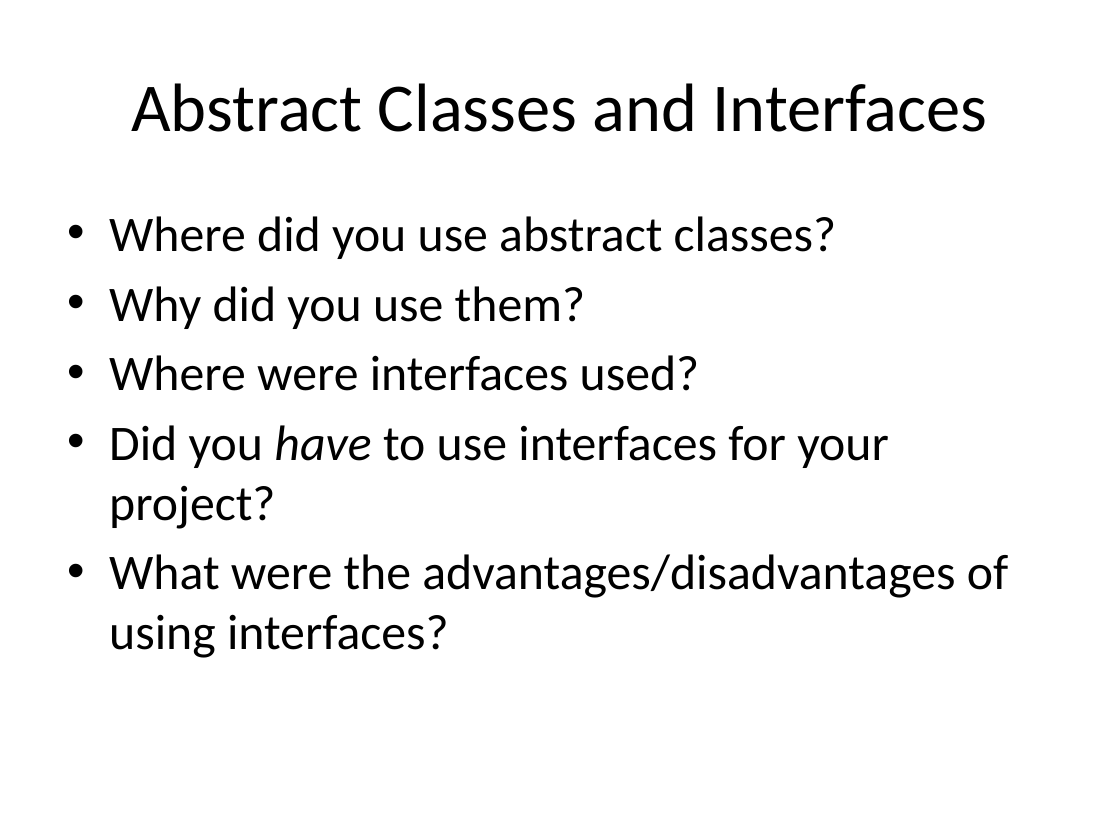
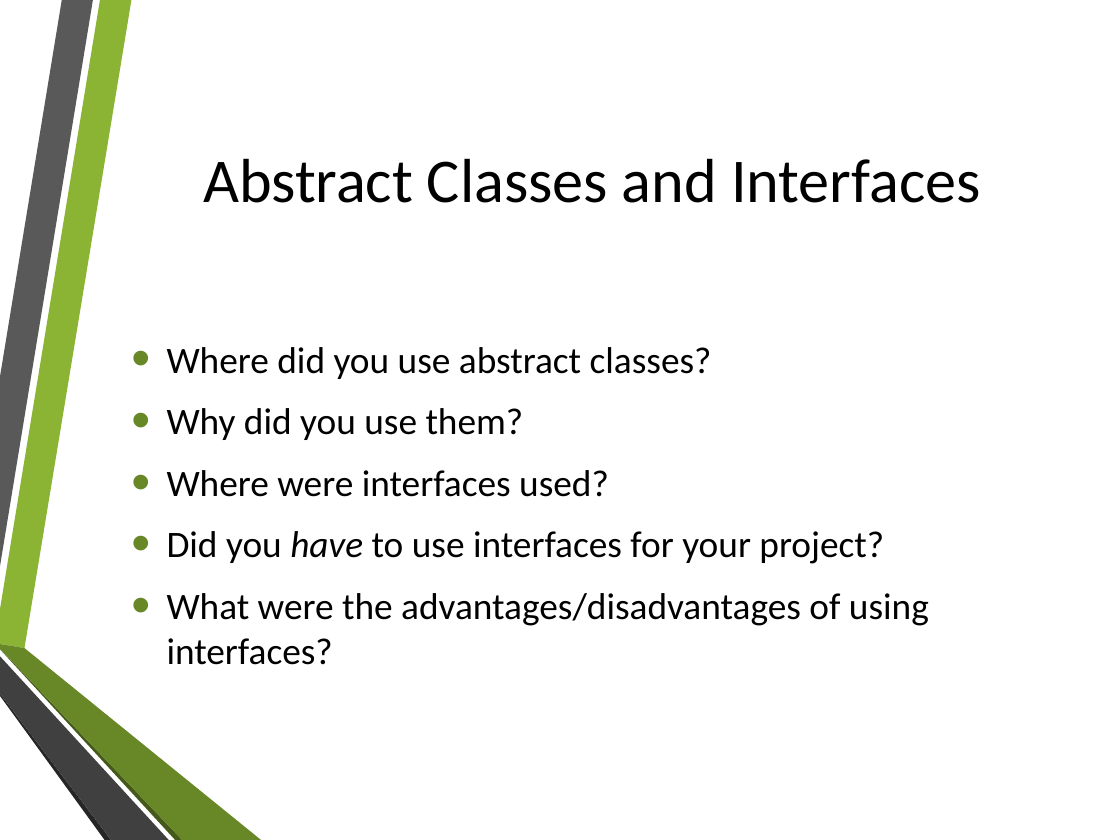
Before and after one commit to clampett/recycling-aid, a slide deck: slide 6 of Recycling Aid Presentation.pptx. Drawn at 1120x840 pixels with LibreOffice and Linux fonts; fonts in the diff are those of the drawing; background and template pictures are left out. Boxes give left, top, right and bottom in pixels: in the first picture for what was removed or moved away, otherwise in the second. Text is boxed around its words. In the diff, an @@ line names an element or a change of style, - is before the commit and + after.

Commit message:
Added cool colors to Loader & started powerpoint

```diff
--- a/Recycling Aid Presentation.pptx
+++ b/Recycling Aid Presentation.pptx
@@ title "Abstract Classes and Interfaces" moved from (x1=131, y1=83, x2=988, y2=132) to (x1=203, y1=158, x2=980, y2=203) @@
@@ title "Abstract Classes and Interfaces" at (x1=203, y1=158, x2=980, y2=203): size 44 to 40 pt @@
@@ text "Where did you use abstract ..." moved from (x1=109, y1=216, x2=1008, y2=658) to (x1=167, y1=347, x2=929, y2=665) @@
@@ text "Where did you use abstract ..." at (x1=167, y1=347, x2=929, y2=665): size 32 to 24 pt; indent changed; more space between paragraphs; vertical alignment top to middle @@
@@ group added at (x1=0, y1=0, x2=261, y2=840): 6 freeform shapes @@
```
Also in this commit, not shown: 13 other slides changed, 4 other files.
